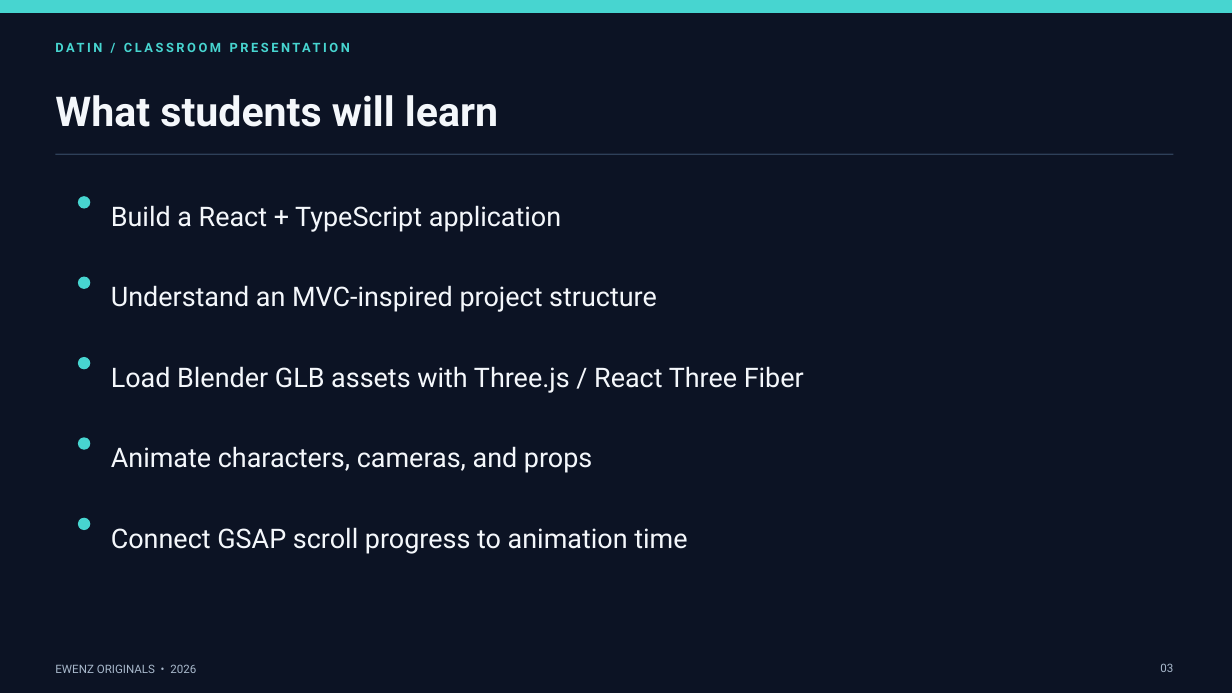
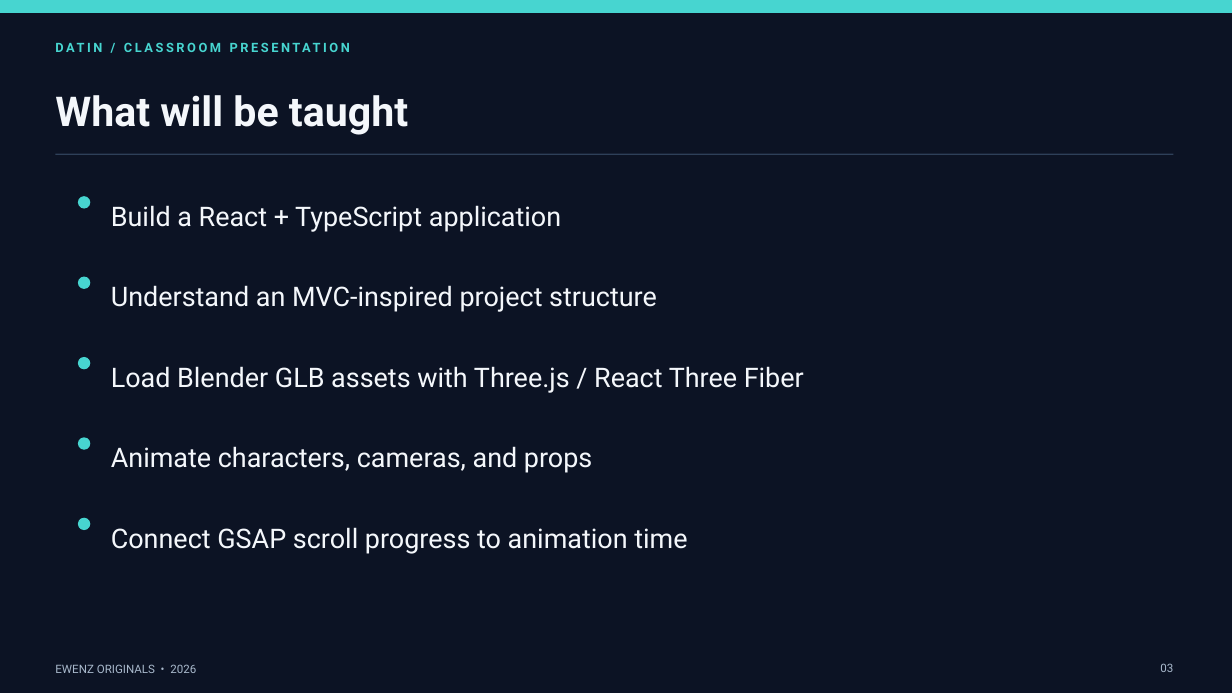
Before and after one commit to mrgbpjpy/datin-interactive-comic, a slide deck: slide 3 of public/DATIN_From_Coding_to_3D_Animation_Presentation.pptx. Drawn at 1232x693 pixels with LibreOffice and Linux fonts; fonts in the diff are those of the drawing. Boxes give left, top, right and bottom in pixels: in the first picture for what was removed or moved away, otherwise in the second. Text is boxed around its words. In the diff, an @@ line names an element or a change of style, - is before the commit and + after.

```diff
--- a/public/DATIN_From_Coding_to_3D_Animation_Presentation.pptx
+++ b/public/DATIN_From_Coding_to_3D_Animation_Presentation.pptx
@@ text at (55, 95, 408, 135): text changed @@
-What students will learn
+What will be taught
```
Also in this commit, not shown: 3 other slides changed, 1 other file.
